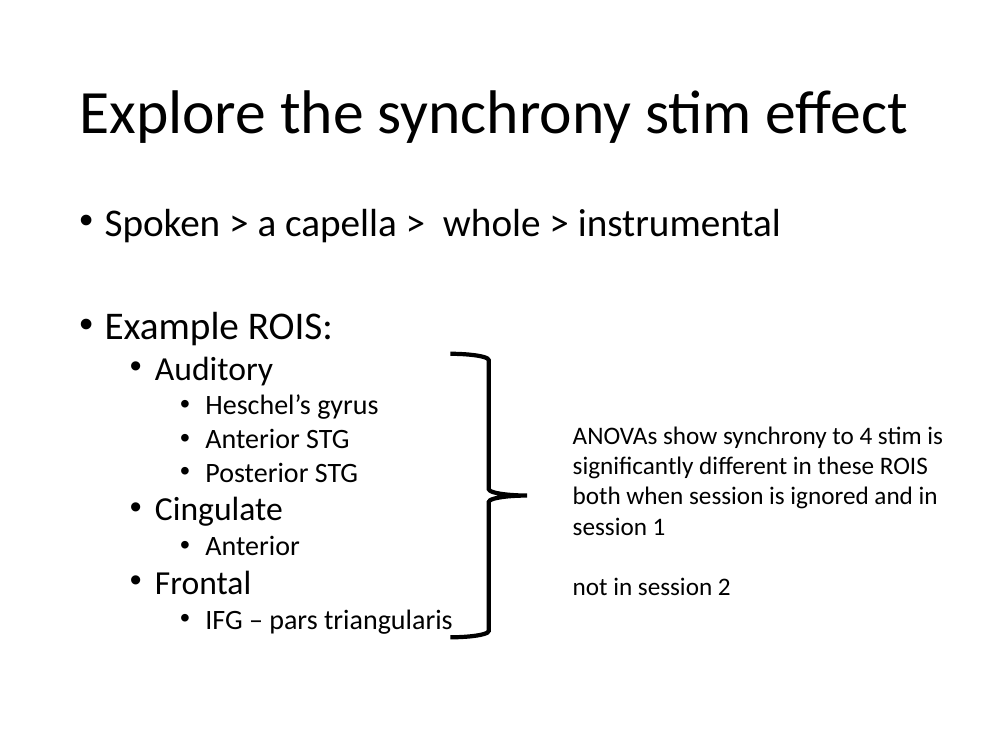
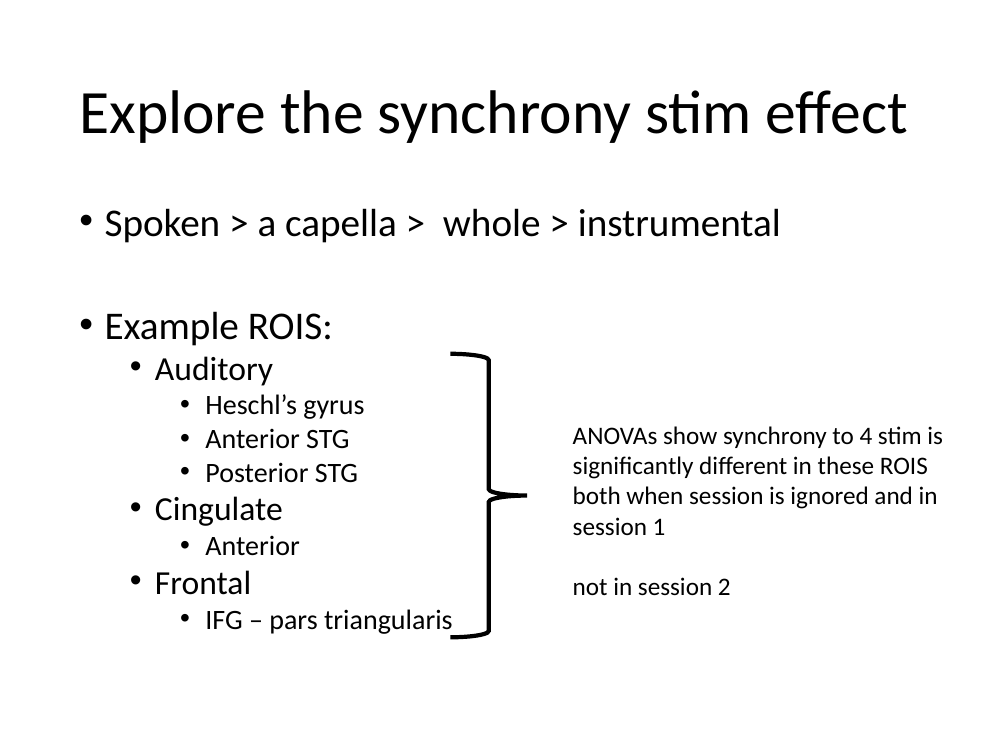
Before and after one commit to asternin/PhDProject, a slide deck: slide 20 of Meetings/2019.06.04-CommitteeMeeting.pptx (slide 19 before the commit). Drawn at 1008x756 pixels with LibreOffice and Linux fonts; fonts in the diff are those of the drawing. Boxes give left, top, right and bottom in pixels: in the first picture for what was removed or moved away, otherwise in the second. Text is boxed around its words. In the diff, an @@ line names an element or a change of style, - is before the commit and + after.

```diff
--- a/Meetings/2019.06.04-CommitteeMeeting.pptx
+++ b/Meetings/2019.06.04-CommitteeMeeting.pptx
@@ text at [205,394,364,419]: text changed @@
-    • Heschel’s gyrus
+    • Heschl’s gyrus
```
Also in this commit, not shown: 8 other slides changed, 1 slide added.
